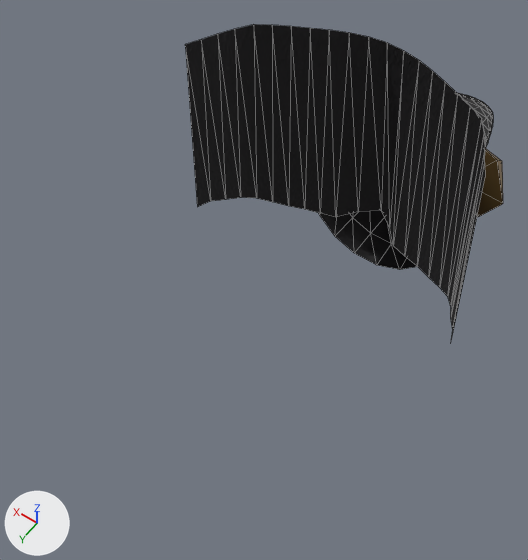
Renders of the glTF model trainer-models/wardrobe/m-mask-plague.glb from each side of a commit.
One viewpoint serves both versions: a 50 mm lens placed at (-0.128, 0.174, 1.968), pointed at (0.023, -0.037, 1.638). The lights are fixed; the arrows at lower left show +X, +Y and +Z. The picture after the commit comes second. Mesh edges are drawn as thin lines. Vertices at exactly the same position are counted once.

The scene before the commit, as lines of its bpy script (objects in view):
```python
me_m_mask_plague = bpy.data.meshes.new('m-mask-plague')
me_m_mask_plague.from_pydata(...)  # 243 vertices, 410 faces; spans x -0.085..0.085, y -0.323..-0.048, z 1.578..1.765
# faces by material slot: [386, 24]
me_m_mask_plague.materials.append(mat_cloth_m_mask_plague)
me_m_mask_plague.materials.append(mat_trim_m_mask_plague)  # brown #b08d57
ob_m_mask_plague = bpy.data.objects.new('m-mask-plague', me_m_mask_plague)
ob_m_mask_plague.location = (0.0, 0.0, 0.0)
```
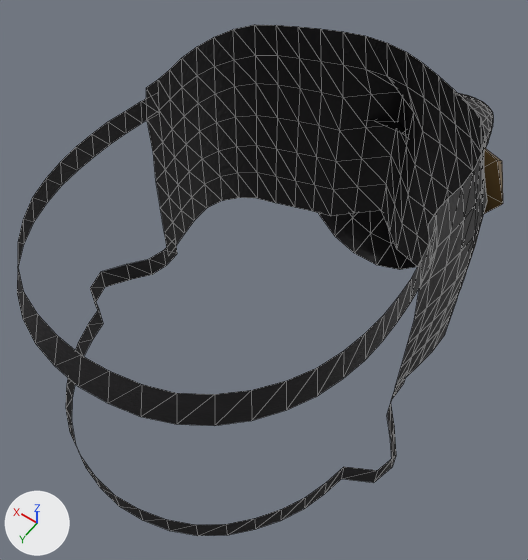
Pixel boxes (x1, y1, x2, y2) of what changed, in the pictures (528 x 560 px):
'm-mask-plague', reshaped (53% wider, 62% taller): before (185, 24, 503, 340); after (17, 25, 503, 536)
part 1 of me_m_mask_plague, added: after (17, 94, 437, 426)
part 2 of me_m_mask_plague, added: after (66, 239, 406, 536)
part 3 of me_m_mask_plague, cut back: before (185, 24, 485, 340); after (146, 25, 487, 387)

The edits, one by one:
me_m_mask_plague is used by ob_m_mask_plague; location (0.0, 0.0, 0.0).
me_m_mask_plague had 243 vertices, 410 faces and spanned x -0.085..0.085, y -0.323..-0.048, z 1.578..1.765.
me_m_mask_plague now has 510 vertices, 798 faces and spans x -0.093..0.093, y -0.323..0.11, z 1.578..1.765.
me_m_mask_plague part 1: a new loose piece of 62 vertices spanning x -0.077..0.077, y -0.022..0.107, z 1.743..1.758, in mat_cloth_m_mask_plague.
me_m_mask_plague part 2: a new loose piece of 62 vertices spanning x -0.093..0.093, y -0.023..0.11, z 1.638..1.652, in mat_cloth_m_mask_plague.
Part 3, on me_m_mask_plague:
44 vertices are removed from x -0.085..0.085, y -0.125..-0.048, z 1.625..1.765.
44 faces are deleted.
120 vertices are added at x -0.08..0.08, y -0.135..-0.013, z 1.625..1.765.
22 new vertices lie (0.0, 0.0, 0.023) away from vertices in x -0.067..0.067, y -0.135..-0.092, z 1.625..1.672.
9 new vertices lie (0.0, 0.0, 0.024) away from vertices in x -0.047..0.047, y -0.135..-0.104, z 1.695.
16 new vertices lie (0.0, 0.0, 0.02) away from vertices in x -0.08..0.08, y -0.069..-0.014, z 1.643..1.725.
10 new vertices lie (0.0, 0.0, 0.02) away from vertices in x -0.08..0.08, y -0.057..-0.014, z 1.665.
10 new vertices lie (0.0, 0.0, 0.02) away from vertices in x -0.08..0.08, y -0.057..-0.014, z 1.685.
312 new faces join them, mat_cloth_m_mask_plague.
